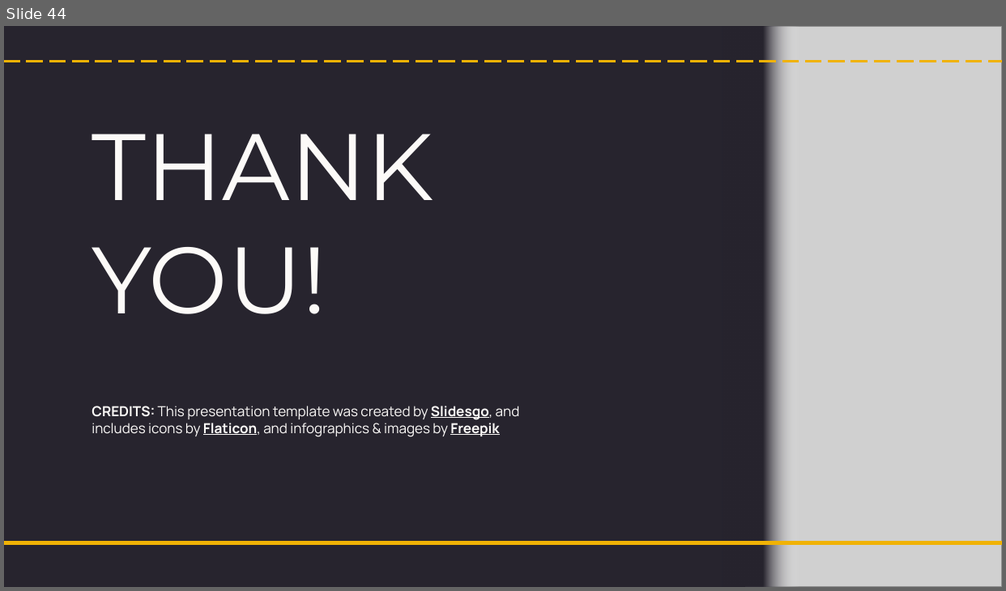
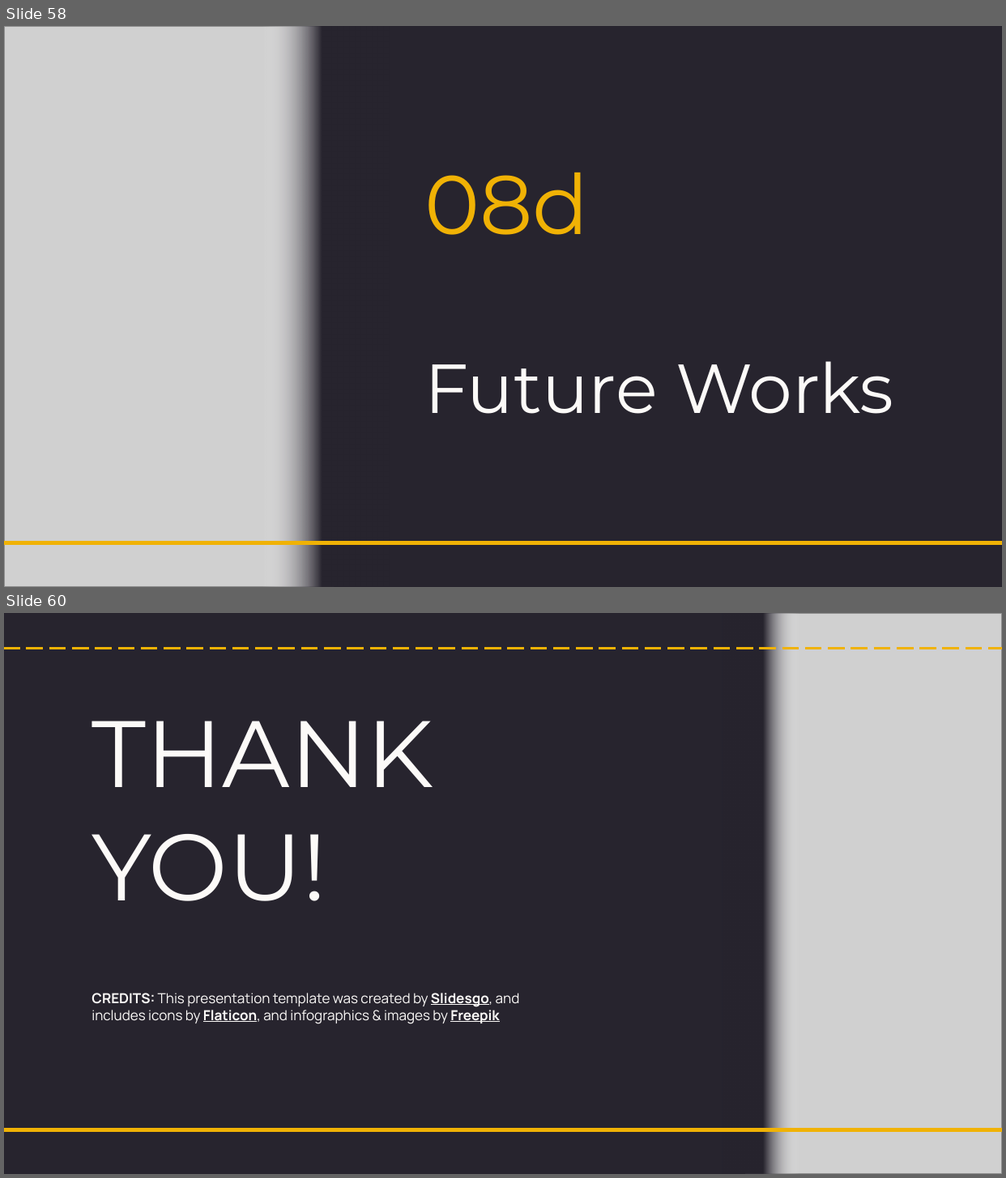
Before and after one commit to NightfuryEquinn/Ridership, a slide deck: docs/24202141_yipzixian_p1_presentation_revised.pptx. Shown one above the other, each under a label of ours: slide 44 before the commit, slides 58 and 60 after it; the slides between them are not shown. The pictures are 1006x591 and 1006x1178 pixels, drawn with LibreOffice and Linux fonts; fonts in the diff are those of the drawing; grey boxes stand for pictures. Boxes give left, top, right and bottom in pixels: in the first picture for what was removed or moved away, otherwise in the second. Text is boxed around its words. In the diff, an @@ line names an element or a change of style, - is before the commit and + after.

```diff
--- a/docs/24202141_yipzixian_p1_presentation_revised.pptx
+++ b/docs/24202141_yipzixian_p1_presentation_revised.pptx
@@ slide 58 added at (4,26,1002,587), background #27242E @@
@@ picture added at (4,26,334,587) @@
@@ rectangle added at (262,26,390,587), fill gradient #27242E to #FFFFFF @@
@@ title added at (424,173,589,235), 60 pt, text #F0B205 @@
+08d
@@ title added at (424,361,894,414), 50 pt, text #FCFAF8 @@
+Future Works
@@ line added from (4, 543) to (1002, 543), #F0B205 3 pt @@
@@ what was slide 44 is now slide 60 @@
```
Also in this commit, not shown: 4 slides changed, 15 other slides added, 4 other files.
